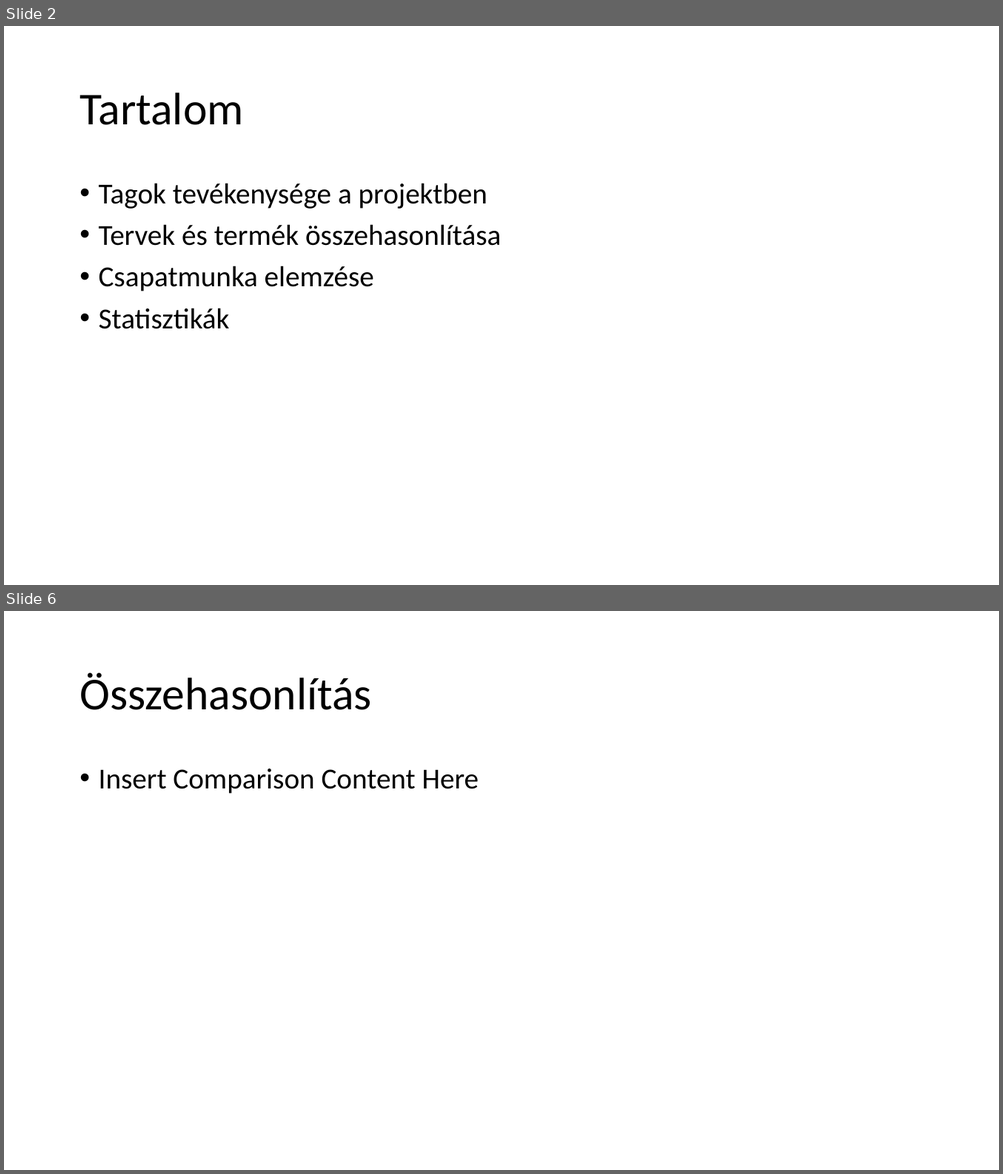
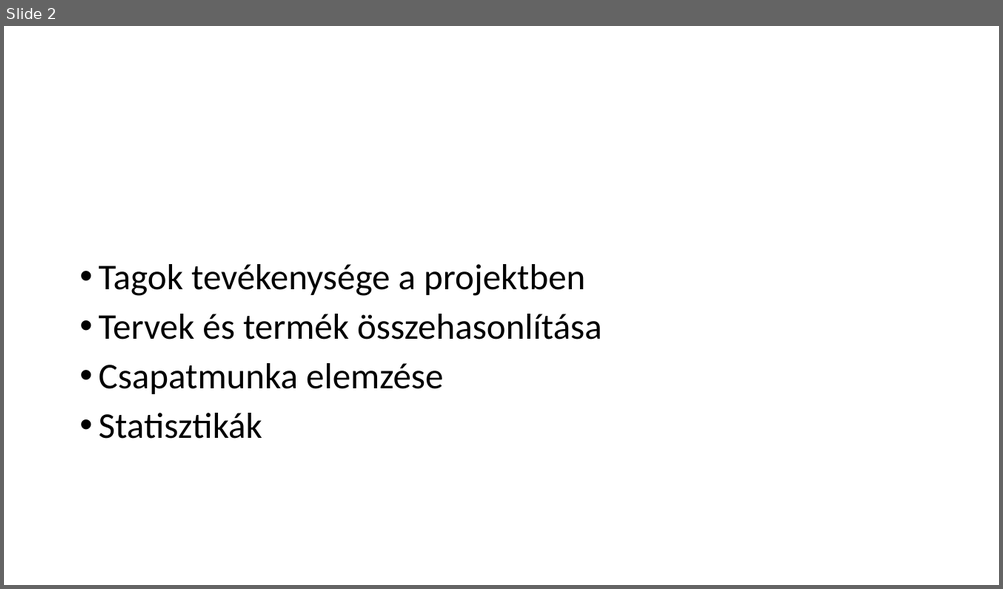
Before and after one commit to KrizsakKornelKaroly/webes-projekt, a slide deck: Bemutató/Webes Projekt.pptx. Shown one above the other, each under a label of ours: slides 2 and 6 before the commit, slide 2 after it; the slides between them are not shown. The pictures are 1003x1174 and 1003x589 pixels, drawn with LibreOffice and Linux fonts; fonts in the diff are those of the drawing; background and template pictures are left out. Boxes give left, top, right and bottom in pixels: in the first picture for what was removed or moved away, otherwise in the second. Text is boxed around its words. In the diff, an @@ line names an element or a change of style, - is before the commit and + after.

```diff
--- a/Bemutató/Webes Projekt.pptx
+++ b/Bemutató/Webes Projekt.pptx
@@ slide 6 removed at [4, 611, 999, 1170], background #FFFFFF @@
@@ title removed at [79, 672, 371, 710] @@
-Összehasonlítás
@@ text removed at [99, 769, 479, 794] @@
-• Insert Comparison Content Here
@@ slide 2 changed as well @@
@@ title removed at [79, 93, 243, 125] @@
-Tartalom
@@ text "Tagok tevékenysége a projektben" at [99, 264, 602, 439]: size 28 to 35 pt; vertical alignment top to middle @@
```
Also in this commit, not shown: 4 other slides changed, 3 slides added, 2 other slides removed.
